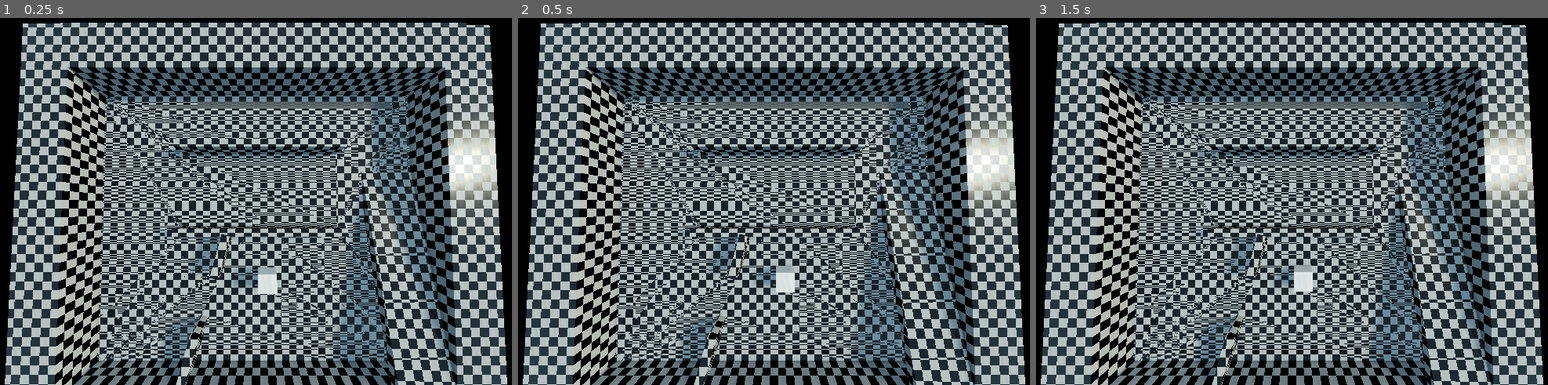
Above: before the commit, frames 1-3 (left to right).
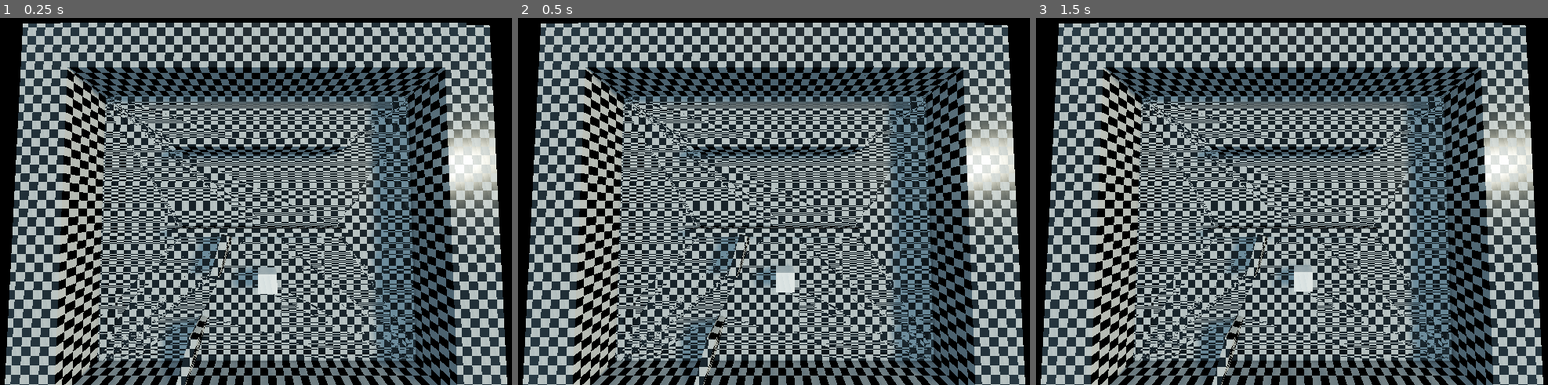
Above: after the commit, the same moments.

Repository: pierreGarciaRaf/tanks
Game: Godot game, scene res://src/world/levels/availableLevel/testMap.7.FFA.tscn
The game is run twice, just before and just after one commit, with the same random seed, the same clock (stepped at 60 frames per second) and the same inputs. This scene is started directly instead of the project's main scene.
Inputs (mouse positions are in pixels of both pictures, inside the frame that each line leads up to):
- Up to frame 1 (0.25 s): no input
- Up to frame 2 (0.5 s): no input
- Up to frame 3 (1.5 s): tap Enter at 0.5 s; move the mouse to (1430, 183) at 0.52 s; hold D (move_right) 0.53-1.28 s; hold Z (move_front) 0.53-1.28 s; click (1430, 183) at 0.67 s; tap Space at 1.25 s; move the mouse to (1169, 219) at 1.27 s; hold S (move_back) from 1.28 s (still down); tap Z (move_front) at 1.35 s; click (1169, 219) at 1.42 s

The runs differ from the first frame. In frame 1, 7.8% of the frame differs, in the area x 64-95%, y 26-100%; in frame 2, 7.8%; in frame 3, 7.8%.
Error in both runs: Invalid get index '1' (on base: 'Dictionary'). (res://src/networking/network.gd:146)

Commit message:
removed ramp + projectile thrower velocity keeping

Diff:
--- a/src/UI/mainMenu.gd
+++ b/src/UI/mainMenu.gd
@@ -27,11 +27,8 @@
 	Gamestate.player_info.name = $NetworkSelectionPanel/PlayerName.text
 	Network.join_server($NetworkSelectionPanel/serverIP.text)
 
-
-func _on_Start_pressed():
+func _on_Select_Level_pressed():
 	Network.coordinate_map_selection()
-
-
 
 func _on_port_text_changed(new_text):
 	Network.server_info.used_port = int(new_text)
--- a/src/UI/mainMenu.tscn
+++ b/src/UI/mainMenu.tscn
@@ -117,7 +117,7 @@
 "_edit_use_anchors_": false
 }
 
-[node name="Start" type="Button" parent="PreGameServerPanel"]
+[node name="Select level" type="Button" parent="PreGameServerPanel"]
 anchor_left = 0.5
 anchor_top = 1.0
 anchor_right = 0.5
@@ -126,7 +126,7 @@
 margin_top = -28.0229
 margin_right = 44.9158
 margin_bottom = -8.02292
-text = "Start Game!"
+text = "Select level"
 __meta__ = {
 "_edit_use_anchors_": false
 }
@@ -157,4 +157,4 @@
 [connection signal="text_changed" from="NetworkSelectionPanel/port" to="." method="_on_port_text_changed"]
 [connection signal="pressed" from="NetworkSelectionPanel/host" to="." method="_on_host_pressed"]
 [connection signal="pressed" from="NetworkSelectionPanel/join" to="." method="_on_join_pressed"]
-[connection signal="pressed" from="PreGameServerPanel/Start" to="." method="_on_Start_pressed"]
+[connection signal="pressed" from="PreGameServerPanel/Select level" to="." method="_on_Select_Level_pressed"]
--- a/src/UI/playerLevelSelection.gd
+++ b/src/UI/playerLevelSelection.gd
@@ -1,5 +1,4 @@
 extends Control
-
 
 
 
--- a/src/networking/gamestate.gd
+++ b/src/networking/gamestate.gd
@@ -33,6 +33,15 @@
 	res["movement"] = Vector3.ZERO
 	res["mouse_position"] = Vector2.ZERO
 	res["mouse_click"] = true
+	res["should_kill_myself"] = false
+	return res
+
+func gen_suicide_input():
+	var res = {}
+	res["movement"] = Vector3.ZERO
+	res["mouse_position"] = Vector2.ZERO
+	res["mouse_click"] = false
+	res["should_kill_myself"] = true
 	return res
 
 func gen_input():
@@ -42,6 +51,7 @@
 	res["movement"] = move
 	res["mouse_position"] = mousePosition
 	res["mouse_click"] = hasClicked
+	res["should_kill_myself"] = false
 	return res
 
 func get_my_input(net_id):
@@ -50,8 +60,10 @@
 	else:
 		if inputPlayersQueue.has(net_id):
 			return inputPlayersQueue[net_id]
+		elif net_id < 0:
+			return gen_blank_input()
 		else:
-			return gen_blank_input()
+			return gen_suicide_input()
 
 
 
--- a/src/world/levels/availableLevel/bigTestMap.21.FFA.tscn
+++ b/src/world/levels/availableLevel/bigTestMap.21.FFA.tscn
@@ -35,11 +35,13 @@
 fov = 97.1
 
 [node name="CSGCombiner" type="CSGCombiner" parent="."]
-material_override = SubResource( 3 )
+material_override = SubResource( 1 )
 use_collision = true
 
 [node name="CSGBox" type="CSGBox" parent="CSGCombiner"]
+transform = Transform( 1, 0, 0, 0, 1, 0, 0, 0, 1, 0, -1.72838, 0 )
 width = 227.993
+height = 5.76239
 depth = 188.72
 
 [node name="CSGBox2" type="CSGBox" parent="CSGCombiner"]
--- a/src/world/levels/availableLevel/testMap.7.FFA.tscn
+++ b/src/world/levels/availableLevel/testMap.7.FFA.tscn
@@ -107,11 +107,6 @@
 height = 10.5694
 depth = 9.41454
 
-[node name="CSGBox10" type="CSGBox" parent="CSGCombiner"]
-transform = Transform( 0.999571, -0.005189, 0.028819, 0, 0.984174, 0.177205, -0.0292825, -0.177129, 0.983752, 32.1749, 1.67642, 0.256195 )
-width = 13.0411
-depth = 64.1423
-
 [node name="playersContainer" parent="." instance=ExtResource( 1 )]
 
 [node name="1" type="Position3D" parent="playersContainer"]
--- a/src/world/player/barrel.gd
+++ b/src/world/player/barrel.gd
@@ -36,6 +36,10 @@
 	toAdd.global_transform = $BulletSpawner.global_transform
 	toAdd.scale = Vector3.ONE
 	toAdd.rotate_object_local(Vector3.RIGHT, PI/2)
+	var toDot = get_parent().global_transform.basis.xform(Vector3.FORWARD)
+	var speedIncr = (parent.velocity as Vector3).dot(toDot)
+	toAdd.speed += speedIncr
+
 
 	timerFinished = false
 	$Tween.interpolate_property($closeMf, "light_energy",32,0,0.5,Tween.TRANS_CUBIC)
--- a/src/world/player/bullet.gd
+++ b/src/world/player/bullet.gd
@@ -2,14 +2,14 @@
 
 puppet var master_position = null
 
-var speed = 0.5
+var speed = 30.0
 var thrower
 
 
 
 
 func _physics_process(delta):
-	self.translation += self.transform.basis.xform(Vector3.FORWARD * speed)
+	self.translation += self.transform.basis.xform(Vector3.FORWARD * speed) * delta
 	if Gamestate.player_info.net_id == 1:
 		rset("master_position",self.translation)
 	elif master_position != null:
--- a/src/world/player/tank.gd
+++ b/src/world/player/tank.gd
@@ -35,6 +35,9 @@
 		self.translation = master_translation
 	else:
 		var input = Gamestate.get_my_input(id)
+		if input.should_kill_myself:
+			rpc("destroy")
+			destroy()
 		var movementInput = (input.movement as Vector3)
 		var xyInput = (movementInput)
 		velocity += Vector3.DOWN * GRAVITY * delta
Not shown: 2 places in src/world/levels/availableLevel/bigTestMap.21.FFA.tscn that only renumber resources
